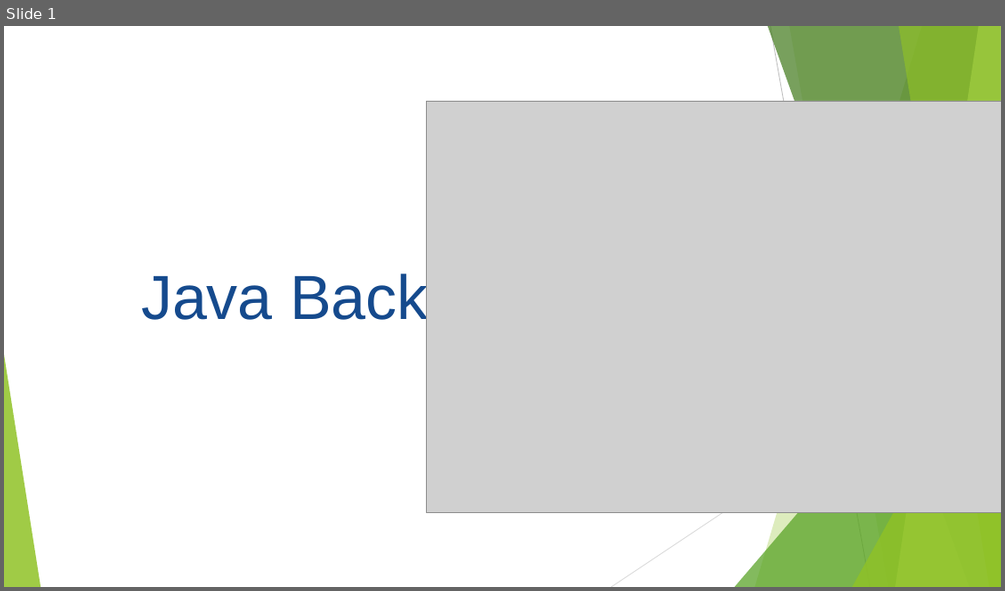
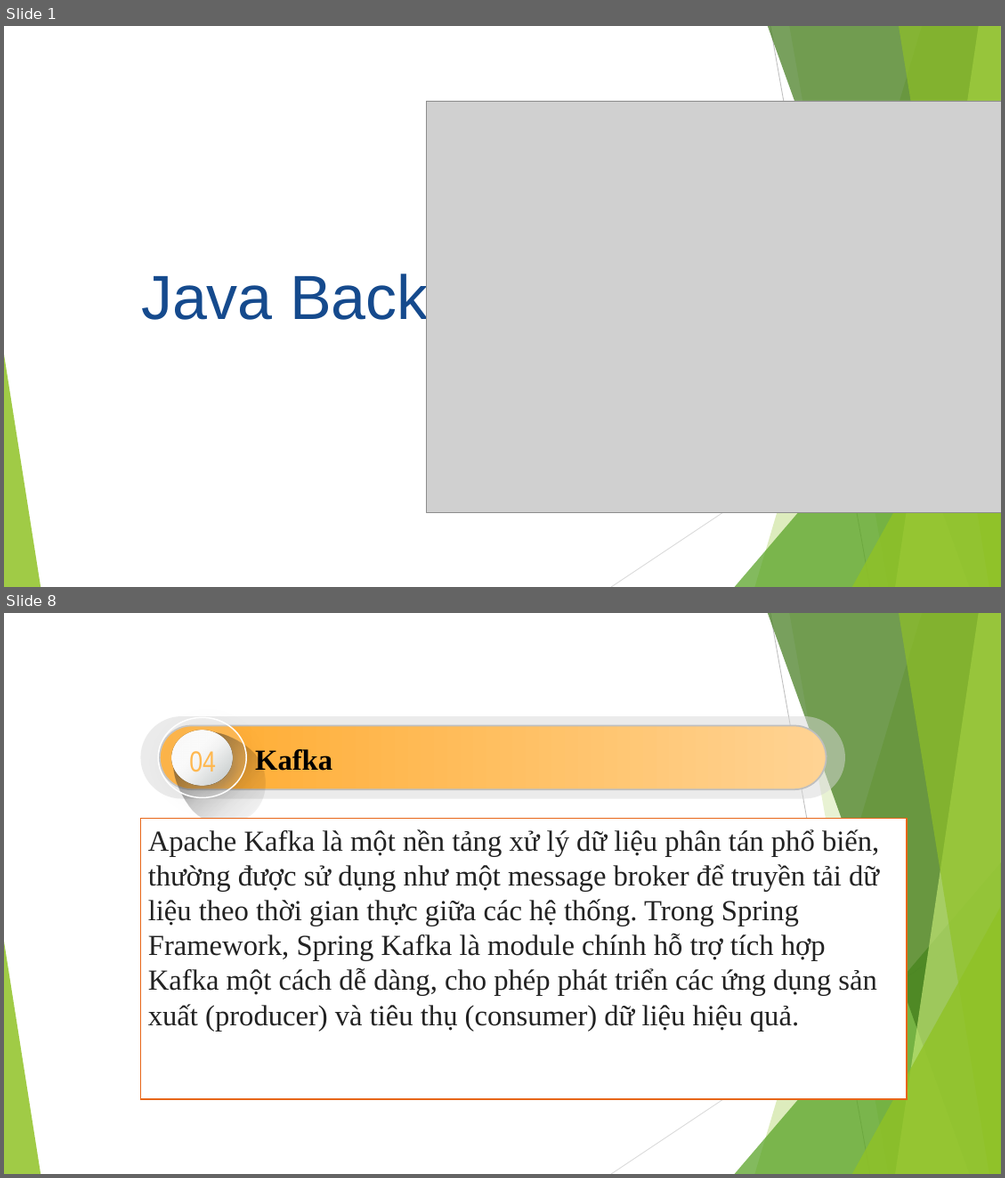
Before and after one commit to KAI-ASIA/KAI-TTS, a slide deck: Slide/Bài 6.pptx. Shown one above the other, each under a label of ours: slide 1 before the commit, slides 1 and 8 after it; the slides between them are not shown. The pictures are 1005x591 and 1005x1178 pixels, drawn with LibreOffice and Linux fonts; fonts in the diff are those of the drawing; grey boxes stand for pictures. Boxes give left, top, right and bottom in pixels: in the first picture for what was removed or moved away, otherwise in the second. Text is boxed around its words. In the diff, an @@ line names an element or a change of style, - is before the commit and + after.

```diff
--- a/Slide/Bài 6.pptx
+++ b/Slide/Bài 6.pptx
@@ slide 8 added at <box>4,613,1001,1174</box>, background #FFFFFF; not listed: 10 template elements that a slide beside it also shows @@
@@ rounded rectangle added at <box>141,716,845,798</box>, fill #D8D8D8 at 50% opacity @@
@@ rounded rectangle added at <box>160,726,825,789</box>, fill gradient #FFAA2D to #FFD393, outline #BFBFBF 1.5 pt @@
@@ group added at <box>154,712,283,842</box>: 3 ellipses, 1 freeform shape, 1 text @@
+04
@@ text added at <box>255,749,332,771</box>, 28 pt, text #000000, bold @@
+Kafka
@@ rectangle added at <box>141,818,906,1099</box>, fill #FFFFFF, outline #E76618 1 pt, 28 pt, text #222222 @@
+Apache Kafka là một nền tảng xử lý dữ liệu phân tán phổ biến, thường được sử dụng như một message broker để truyền tải dữ liệu theo thời gian thực giữa các hệ thống. Trong Spring Framework, Spring Kafka là module chính hỗ trợ tích hợp Kafka một cách dễ dàng, cho phép phát triển các ứng dụng sản xuất (producer) và tiêu thụ (consumer) dữ liệu hiệu quả.
```
Also in this commit, not shown: 1 slide changed, 6 other slides added, 12 other files.
